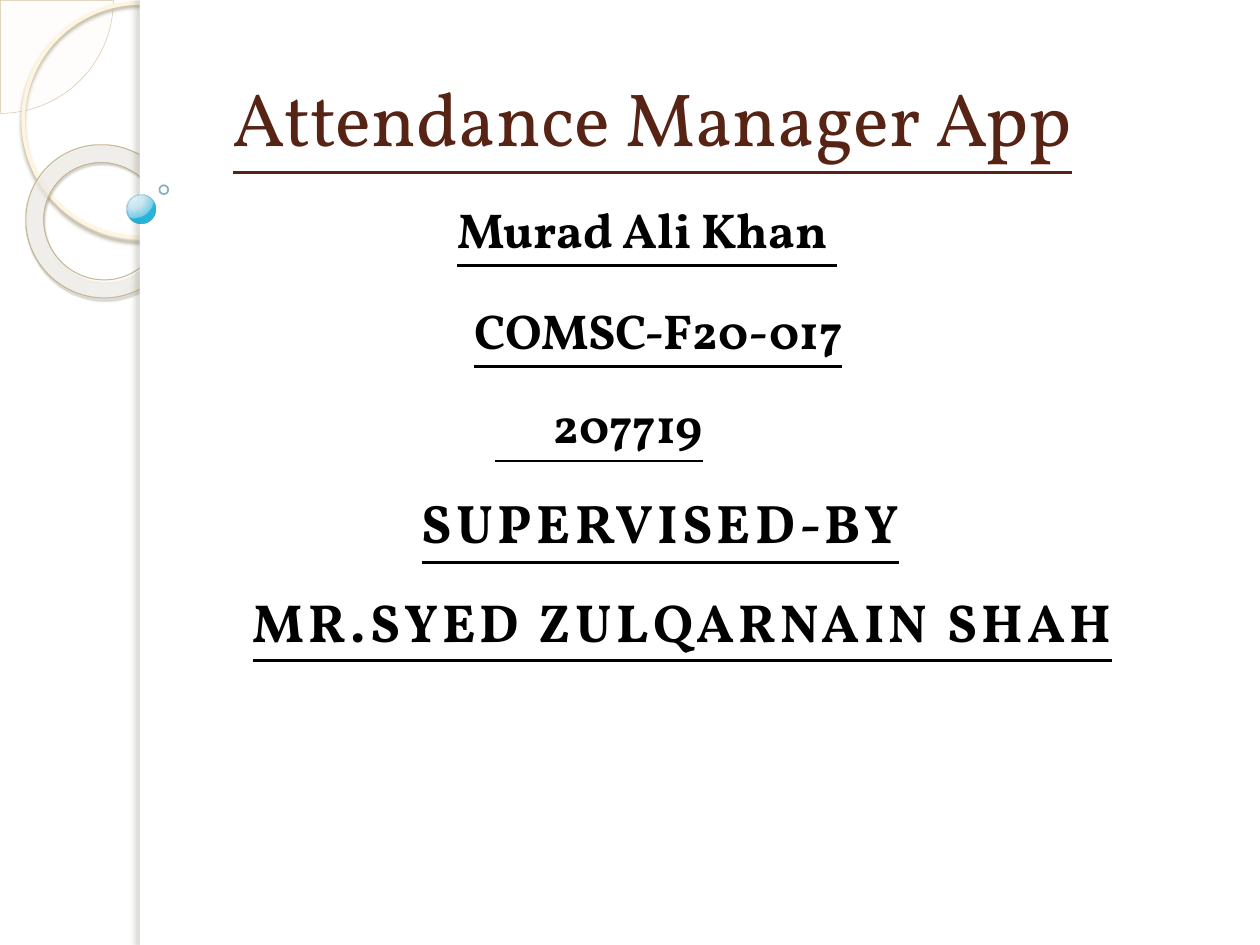
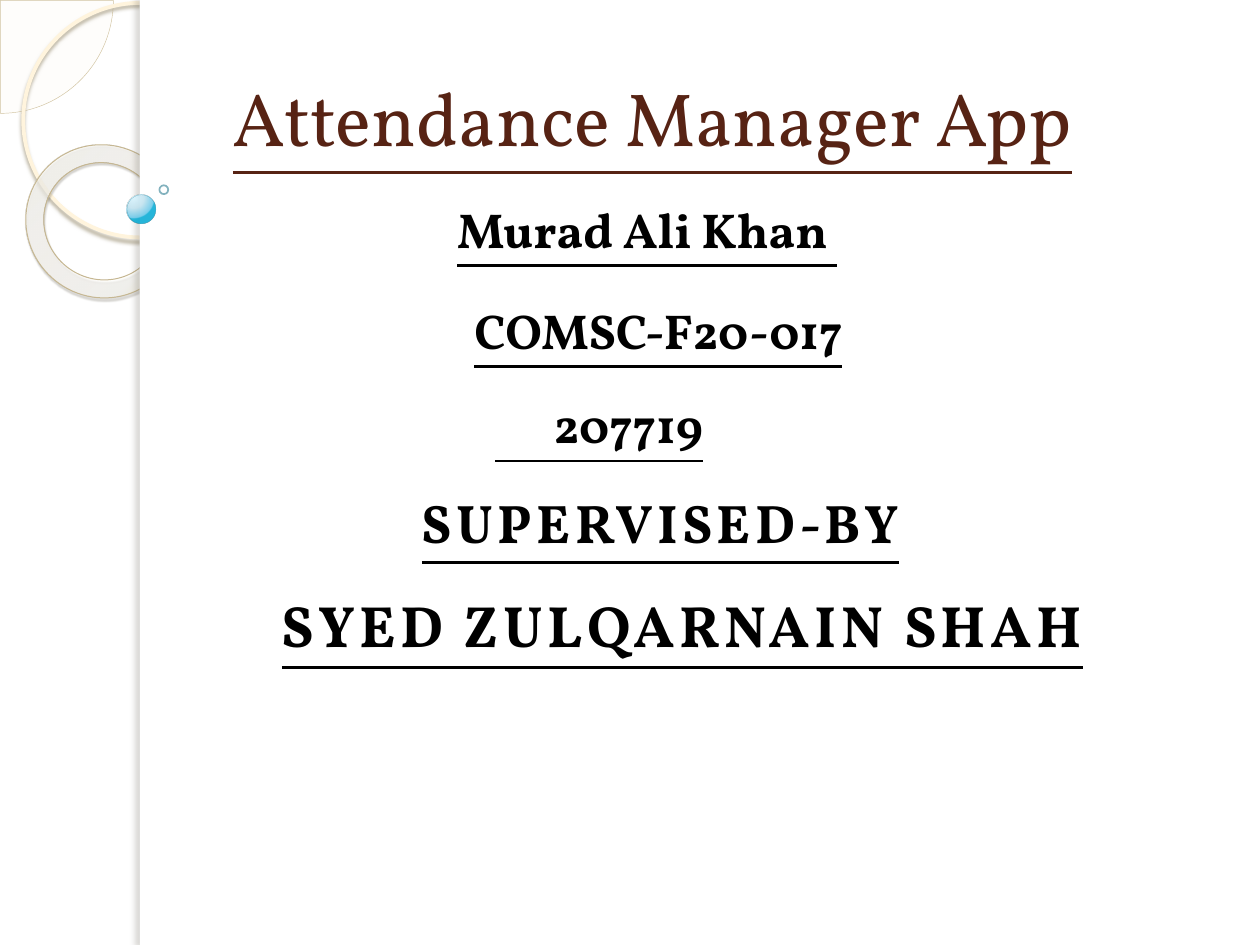
Before and after one commit to Muradali-786/fyp-thesis, a slide deck: slide 1 of fyp presentation New.pptx. Drawn at 1260x945 pixels with LibreOffice and Linux fonts; fonts in the diff are those of the drawing; background and template pictures are left out. Boxes give left, top, right and bottom in pixels: in the first picture for what was removed or moved away, otherwise in the second. Text is boxed around its words. In the diff, an @@ line names an element or a change of style, - is before the commit and + after.

```diff
--- a/fyp presentation New.pptx
+++ b/fyp presentation New.pptx
@@ text at (282,607,1082,669): text changed; size 30.6 to 33.3 pt @@
-MR.SYED ZULQARNAIN SHAH
+SYED ZULQARNAIN SHAH
```
Also in this commit, not shown: 4 other slides changed, 6 slides added, 9 slides removed.
